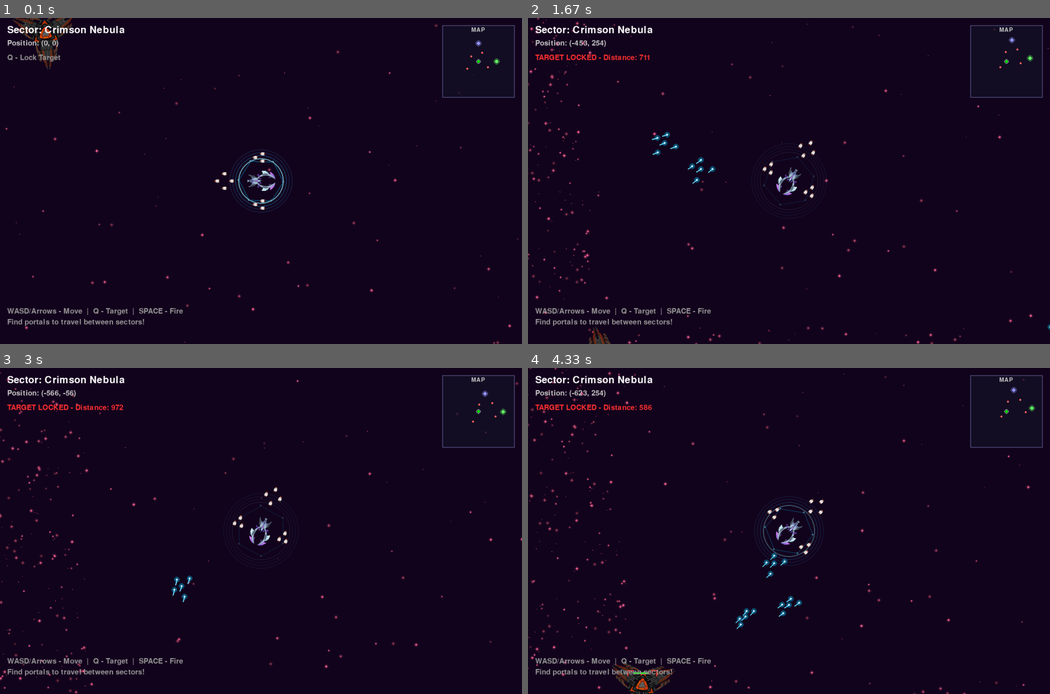
Above: before the commit, frames 1-4 (two rows, left to right).
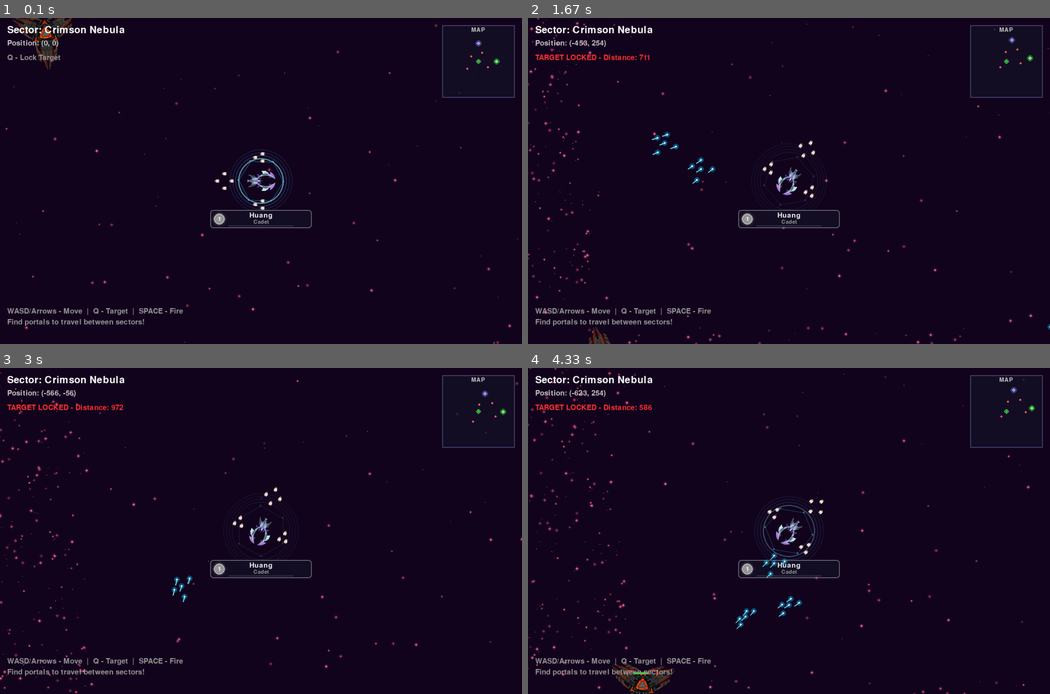
Above: after the commit, the same moments.

Repository: EvoGitH/Pygame-Space-Invader
Game: pygame game, started from Space-Explorer-Game.py
Same seed, same stepped clock (60 frames per second), same inputs: the game is played once before the commit and once after it.
Inputs:
- Up to frame 1 (0.1 s): no input
- Up to frame 2 (1.67 s): tap Space at 0.33, 0.73, 1.03, 1.3 s; hold Left 0.67-1.2 s; hold Down 1.23-1.53 s; tap Q at 1.57 s
- Up to frame 3 (3 s): hold Left 1.9-2.3 s; tap Space at 1.97, 2.27, 2.4, 2.8 s; hold Up 2.33-2.7 s; hold Right from 2.73 s (still down)
- Up to frame 4 (4.33 s): tap Space at 3.1, 3.47, 3.87, 4.17 s; release Right at 3.37 s; hold Down 3.4-3.77 s; hold Left 3.8-4.27 s; hold Right from 4.3 s (still down)

The runs differ from the first frame. In frame 1, 0.3% of the frame differs, in the area x 40-60%, y 58-65%; in frame 2, 0.3%; in frame 3, 0.3%; in frame 4, 0.3%.

Commit message:
Add comprehensive level and rank progression system
- Added 13-rank progression system from Cadet to Legend
- Implemented XP gain system (100 XP per enemy kill)
- Created nameplate display showing nickname (Huang), rank badge, and XP progress bar
- Added animated level up notification with particle effects
- Rank colors progress from gray through green, blue, purple, orange, red to gold
- XP requirements scale linearly with level (500 * level)
- Level cap at 13 with rank-specific colors and titles

🤖 Generated with [Claude Code](https://claude.com/claude-code)

Co-Authored-By: Claude <noreply@anthropic.com>

Diff:
--- a/Space-Explorer-Game.py
+++ b/Space-Explorer-Game.py
@@ -53,6 +53,27 @@
 
 # Warp Constants
 WARP_SPEED = 1.5
+
+# Progression Constants
+XP_PER_ENEMY_KILL = 100
+BASE_XP_FOR_LEVELUP = 500
+
+# Rank System - 13 Ranks based on level progression
+RANKS = {
+    1: {"name": "Cadet", "color": (150, 150, 150)},
+    2: {"name": "Pilot", "color": (180, 180, 180)},
+    3: {"name": "Veteran Pilot", "color": (100, 200, 100)},
+    4: {"name": "Elite Pilot", "color": (100, 220, 100)},
+    5: {"name": "Squadron Leader", "color": (100, 150, 255)},
+    6: {"name": "Wing Commander", "color": (120, 170, 255)},
+    7: {"name": "Fleet Captain", "color": (150, 100, 255)},
+    8: {"name": "Commodore", "color": (180, 120, 255)},
+    9: {"name": "Admiral", "color": (255, 150, 50)},
+    10: {"name": "Fleet Admiral", "color": (255, 180, 80)},
+    11: {"name": "Grand Admiral", "color": (255, 100, 100)},
+    12: {"name": "Supreme Commander", "color": (255, 50, 50)},
+    13: {"name": "Legend", "color": (255, 215, 0)}  # Gold color
+}
 
 
 def normalize_angle(angle):
@@ -618,6 +639,55 @@
         self.shield_pulse_progress = 0.0
         self.shield_rotation = 0.0
 
+        # Progression system
+        self.level = 1
+        self.xp = 0
+        self.xp_for_next_level = BASE_XP_FOR_LEVELUP
+        self.nickname = "Huang"
+        self.total_kills = 0
+
+        # Level up animation
+        self.levelup_animation_timer = 0
+        self.levelup_animation_active = False
+
+    def add_xp(self, amount):
+        """
+        Add experience points and handle level progression.
+
+        Args:
+            amount: XP amount to add
+        """
+        self.xp += amount
+
+        # Check for level up
+        while self.xp >= self.xp_for_next_level:
+            self.xp -= self.xp_for_next_level
+            self.level += 1
+
+            # Cap level at max rank (13)
+            if self.level > 13:
+                self.level = 13
+                self.xp = 0  # Reset XP if at max level
+                break
+
+            # Increase XP requirement for next level
+            self.xp_for_next_level = BASE_XP_FOR_LEVELUP * self.level
+
+            # Trigger level up animation
+            self.levelup_animation_active = True
+            self.levelup_animation_timer = 3.0  # 3 second animation
+
+    def get_rank(self):
+        """
+        Get current rank information based on level.
+
+        Returns:
+            Dictionary containing rank name and color
+        """
+        # Cap rank display at max level
+        rank_level = min(self.level, 13)
+        return RANKS.get(rank_level, RANKS[1])
+
     def find_nearest_enemy(self, enemies):
         """
         Locate the closest enemy for targeting.
@@ -769,6 +839,12 @@
             if self.shield_pulse_progress > 1.0:
                 self.shield_pulse_progress = 1.0
 
+        # Update level up animation timer
+        if self.levelup_animation_active:
+            self.levelup_animation_timer -= dt
+            if self.levelup_animation_timer <= 0:
+                self.levelup_animation_active = False
+
     def draw_shield(self, screen):
         """
         Render hexagonal energy shield with animated pulse effect.
@@ -834,9 +910,201 @@
         shield_y = self.y - center
         screen.blit(shield_surf, (int(shield_x), int(shield_y)))
 
+    def draw_nameplate(self, screen):
+        """
+        Render player nameplate with nickname, rank badge, and level.
+
+        Displays below the ship showing player identity and progression.
+
+        Args:
+            screen: Pygame display surface
+        """
+        rank_info = self.get_rank()
+        rank_name = rank_info["name"]
+        rank_color = rank_info["color"]
+
+        # Nameplate position (below ship)
+        nameplate_y = self.y + 80
+
+        # Create nameplate surface with transparency
+        nameplate_width = 280
+        nameplate_height = 50
+        nameplate_surf = pygame.Surface((nameplate_width, nameplate_height), pygame.SRCALPHA)
+
+        # Draw background panel with glow
+        bg_alpha = 180
+        pygame.draw.rect(nameplate_surf, (20, 20, 40, bg_alpha),
+                        (0, 0, nameplate_width, nameplate_height), border_radius=8)
+        pygame.draw.rect(nameplate_surf, (*rank_color, 200),
+                        (0, 0, nameplate_width, nameplate_height), 2, border_radius=8)
+
+        # Draw rank badge (left side)
+        badge_x = 10
+        badge_y = nameplate_height // 2
+        badge_radius = 15
+
+        # Badge outer glow
+        for i in range(3, 0, -1):
+            glow_alpha = int(80 / i)
+            pygame.draw.circle(nameplate_surf, (*rank_color, glow_alpha),
+                             (badge_x + badge_radius, badge_y), badge_radius + i * 2)
+
+        # Badge circle
+        pygame.draw.circle(nameplate_surf, rank_color,
+                          (badge_x + badge_radius, badge_y), badge_radius)
+        pygame.draw.circle(nameplate_surf, (255, 255, 255, 200),
+                          (badge_x + badge_radius, badge_y), badge_radius, 2)
+
+        # Draw level number in badge
+        level_font = pygame.font.Font(None, 24)
+        level_text = level_font.render(str(self.level), True, (255, 255, 255))
+        level_rect = level_text.get_rect(center=(badge_x + badge_radius, badge_y))
+        nameplate_surf.blit(level_text, level_rect)
+
+        # Draw nickname (center-top)
+        nickname_font = pygame.font.Font(None, 28)
+        nickname_text = nickname_font.render(self.nickname, True, (255, 255, 255))
+        nickname_rect = nickname_text.get_rect(center=(nameplate_width // 2, 15))
+        nameplate_surf.blit(nickname_text, nickname_rect)
+
+        # Draw rank name (center-bottom)
+        rank_font = pygame.font.Font(None, 22)
+        rank_text = rank_font.render(rank_name, True, rank_color)
+        rank_rect = rank_text.get_rect(center=(nameplate_width // 2, 33))
+        nameplate_surf.blit(rank_text, rank_rect)
+
+        # Draw XP bar (very bottom)
+        if self.level < 13:  # Only show XP bar if not at max level
+            bar_x = 50
+            bar_y = nameplate_height - 8
+            bar_width = nameplate_width - 100
+            bar_height = 4
+
+            # XP bar background
+            pygame.draw.rect(nameplate_surf, (50, 50, 70, 200),
+                           (bar_x, bar_y, bar_width, bar_height), border_radius=2)
+
+            # XP bar fill
+            xp_percentage = self.xp / self.xp_for_next_level
+            fill_width = int(bar_width * xp_percentage)
+            if fill_width > 0:
+                pygame.draw.rect(nameplate_surf, rank_color,
+                               (bar_x, bar_y, fill_width, bar_height), border_radius=2)
+
+        # Blit nameplate to screen
+        nameplate_x = self.x - nameplate_width // 2
+        screen.blit(nameplate_surf, (int(nameplate_x), int(nameplate_y)))
+
+    def draw_levelup_notification(self, screen):
+        """
+        Render level up notification with rank promotion animation.
+
+        Displays when player levels up, showing the new rank and level.
+
+        Args:
+            screen: Pygame display surface
+        """
+        if not self.levelup_animation_active:
+            return
+
+        # Calculate animation progress (0 to 1, then fade out)
+        progress = 1.0 - (self.levelup_animation_timer / 3.0)
+
+        # Animation phases: fade in (0-0.2), hold (0.2-0.8), fade out (0.8-1.0)
+        if progress < 0.2:
+            alpha = int((progress / 0.2) * 255)
+        elif progress > 0.8:
+            alpha = int((1.0 - (progress - 0.8) / 0.2) * 255)
+        else:
+            alpha = 255
+
+        # Scale animation (grows then shrinks slightly)
+        if progress < 0.3:
+            scale = 0.5 + (progress / 0.3) * 0.7  # 0.5 to 1.2
+        else:
+            scale = 1.2 - (progress - 0.3) / 0.7 * 0.2  # 1.2 to 1.0
+
+        rank_info = self.get_rank()
+        rank_name = rank_info["name"]
+        rank_color = rank_info["color"]
+
+        # Create notification surface
+        notif_width = 400
+        notif_height = 180
+        notif_surf = pygame.Surface((notif_width, notif_height), pygame.SRCALPHA)
+
+        # Draw background with glow effect
+        for i in range(5, 0, -1):
+            glow_alpha = int((alpha / 5) * (6 - i) / 5)
+            pygame.draw.rect(notif_surf, (*rank_color, glow_alpha),
+                           (i * 4, i * 4, notif_width - i * 8, notif_height - i * 8),
+                           border_radius=15)
+
+        # Main background
+        bg_alpha = int(alpha * 0.9)
+        pygame.draw.rect(notif_surf, (20, 20, 40, bg_alpha),
+                        (10, 10, notif_width - 20, notif_height - 20), border_radius=12)
+        pygame.draw.rect(notif_surf, (*rank_color, alpha),
+                        (10, 10, notif_width - 20, notif_height - 20), 3, border_radius=12)
+
+        # Draw "LEVEL UP!" text
+        levelup_font = pygame.font.Font(None, int(60 * scale))
+        levelup_text = levelup_font.render("LEVEL UP!", True, (255, 255, 255, alpha))
+        levelup_rect = levelup_text.get_rect(center=(notif_width // 2, 50))
+        notif_surf.blit(levelup_text, levelup_rect)
+
+        # Draw level number with badge
+        level_font = pygame.font.Font(None, int(70 * scale))
+        level_str = f"Level {self.level}"
+        level_text = level_font.render(level_str, True, rank_color)
+        level_rect = level_text.get_rect(center=(notif_width // 2, 105))
+
+        # Badge glow behind level
+        badge_center_x = level_rect.centerx
+        badge_center_y = level_rect.centery
+        for i in range(4, 0, -1):
+            glow_alpha = int(alpha * 0.3 / i)
+            pygame.draw.circle(notif_surf, (*rank_color, glow_alpha),
+                             (badge_center_x, badge_center_y), int(45 * scale + i * 8))
+
+        notif_surf.blit(level_text, level_rect)
+
+        # Draw rank name
+        rank_font = pygame.font.Font(None, int(40 * scale))
+        rank_text_surf = rank_font.render(rank_name, True, rank_color)
+        rank_rect = rank_text_surf.get_rect(center=(notif_width // 2, 150))
+        notif_surf.blit(rank_text_surf, rank_rect)
+
+        # Apply scale to notification surface
+        if scale != 1.0:
+            scaled_width = int(notif_width * scale)
+            scaled_height = int(notif_height * scale)
+            notif_surf = pygame.transform.smoothscale(notif_surf, (scaled_width, scaled_height))
+            notif_x = (Info.screenX - scaled_width) // 2
+            notif_y = (Info.screenY - scaled_height) // 2
+        else:
+            notif_x = (Info.screenX - notif_width) // 2
+            notif_y = (Info.screenY - notif_height) // 2
+
+        # Draw particle effects around notification
+        num_particles = 20
+        for i in range(num_particles):
+            angle = (i / num_particles) * math.pi * 2 + progress * 3
+            radius = 150 + math.sin(progress * math.pi * 4) * 30
+            px = Info.screenX // 2 + math.cos(angle) * radius
+            py = Info.screenY // 2 + math.sin(angle) * radius
+            particle_alpha = int(alpha * 0.7)
+
+            particle_surf = pygame.Surface((8, 8), pygame.SRCALPHA)
+            pygame.draw.circle(particle_surf, (*rank_color, particle_alpha), (4, 4), 4)
+            screen.blit(particle_surf, (int(px) - 4, int(py) - 4))
+
+        # Blit notification to screen
+        screen.blit(notif_surf, (int(notif_x), int(notif_y)))
+
     def draw(self, screen):
         """
-        Render all player components: shield, droids, and ship.
+        Render all player components: shield, droids, ship, and nameplate.
 
         Args:
             screen: Pygame display surface
@@ -881,6 +1149,12 @@
             pygame.draw.polygon(screen, (200, 220, 255), points)
             pygame.draw.polygon(screen, (255, 255, 255), points, 2)
 
+        # Draw nameplate below ship
+        self.draw_nameplate(screen)
+
+        # Draw level up notification (screen-centered, appears on top)
+        self.draw_levelup_notification(screen)
+
     def check_portal_collision(self, portals):
         """
         Check if player is in contact with any portal.
@@ -1230,6 +1504,10 @@
                             player.lasers.remove(laser)
 
                         if is_destroyed and enemy in enemies:
+                            # Award XP and track kill
+                            player.add_xp(XP_PER_ENEMY_KILL)
+                            player.total_kills += 1
+
                             if player.target_enemy == enemy:
                                 player.target_enemy = None
                             enemies.remove(enemy)
